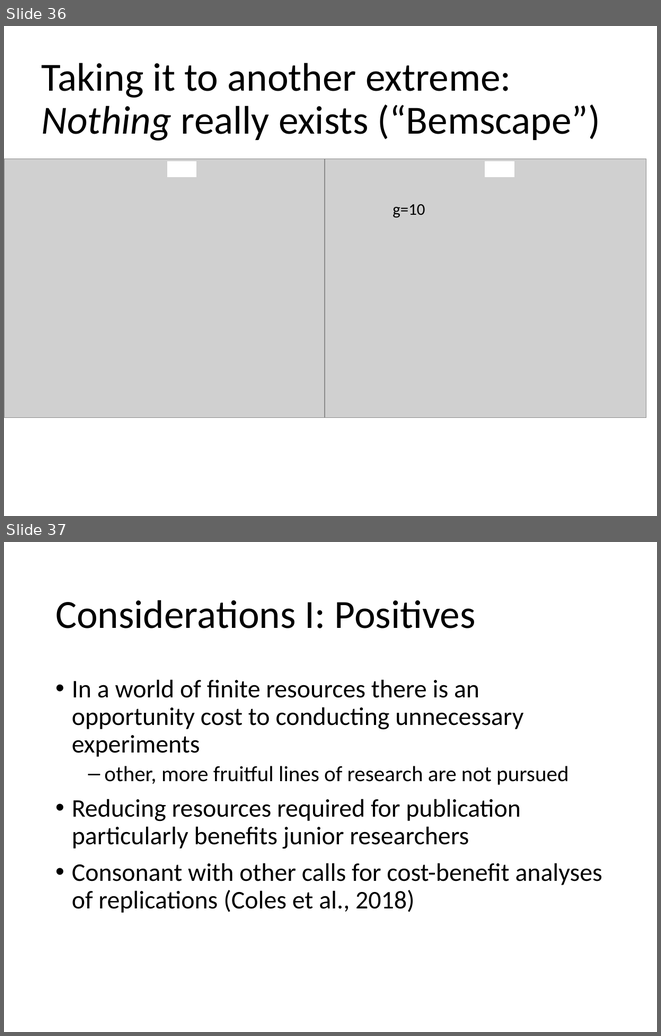
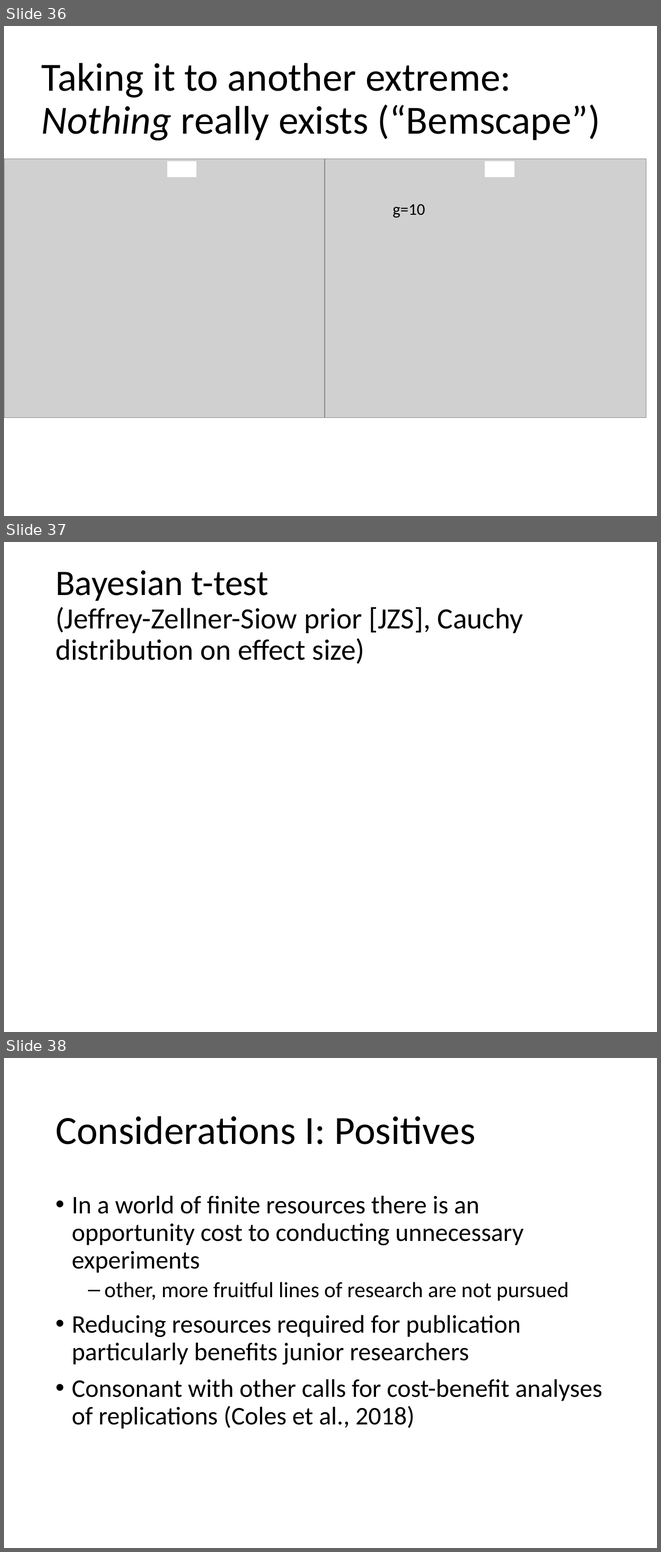
Before and after one commit to StephanLewandowsky/Robust-replicated-and-efficient-science-from-low-replicability, a slide deck: Lsky.ASIC.Extended with further results.pptx. Shown one above the other, each under a label of ours: slides 36 and 37 before the commit, slides 36, 37 and 38 after it. The pictures are 661x1036 and 661x1552 pixels, drawn with LibreOffice and Linux fonts; fonts in the diff are those of the drawing; grey boxes stand for pictures. Boxes give left, top, right and bottom in pixels: in the first picture for what was removed or moved away, otherwise in the second. Text is boxed around its words. In the diff, an @@ line names an element or a change of style, - is before the commit and + after.

```diff
--- a/Lsky.ASIC.Extended with further results.pptx
+++ b/Lsky.ASIC.Extended with further results.pptx
@@ slide 37 added at box(4, 542, 657, 1032), background #FFFFFF @@
@@ title added at box(55, 570, 523, 664), 32.4 pt, text #000000 @@
+Bayesian t-test
+(Jeffrey-Zellner-Siow prior [JZS], Cauchy distribution on effect size)
@@ what was slide 37 is now slide 38 @@
```
Also in this commit, not shown: 5 other files.
